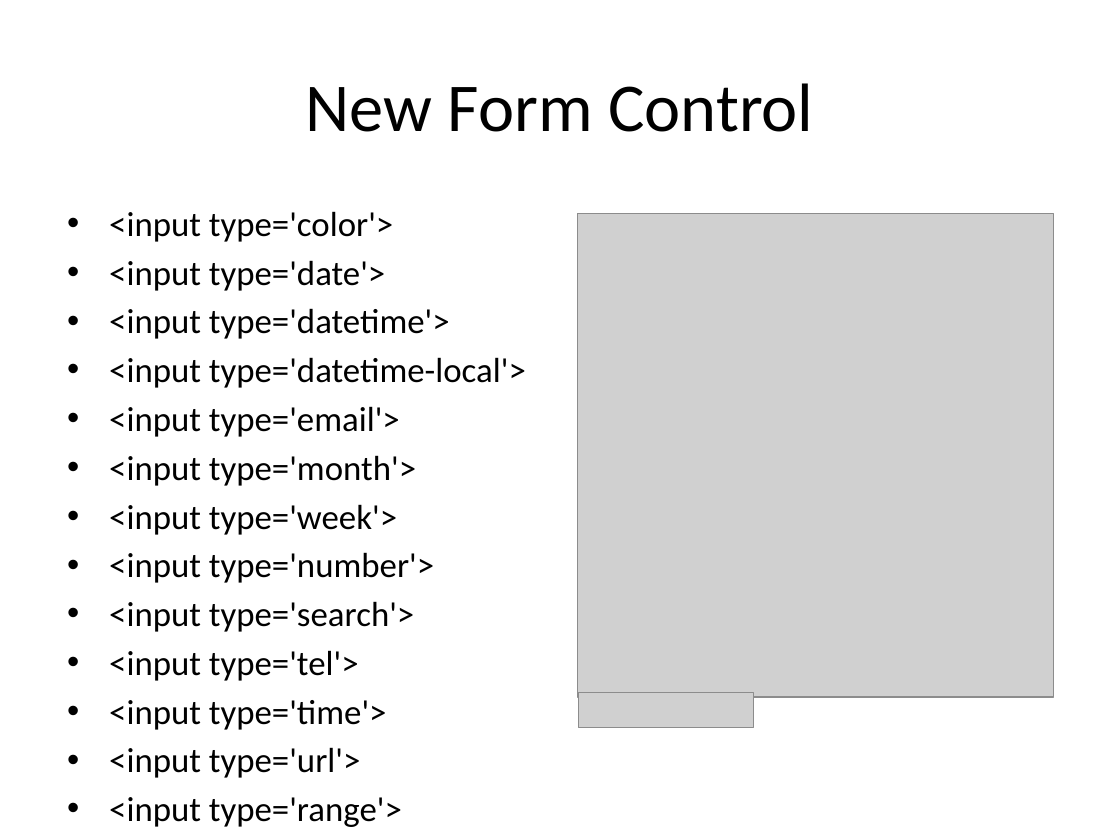
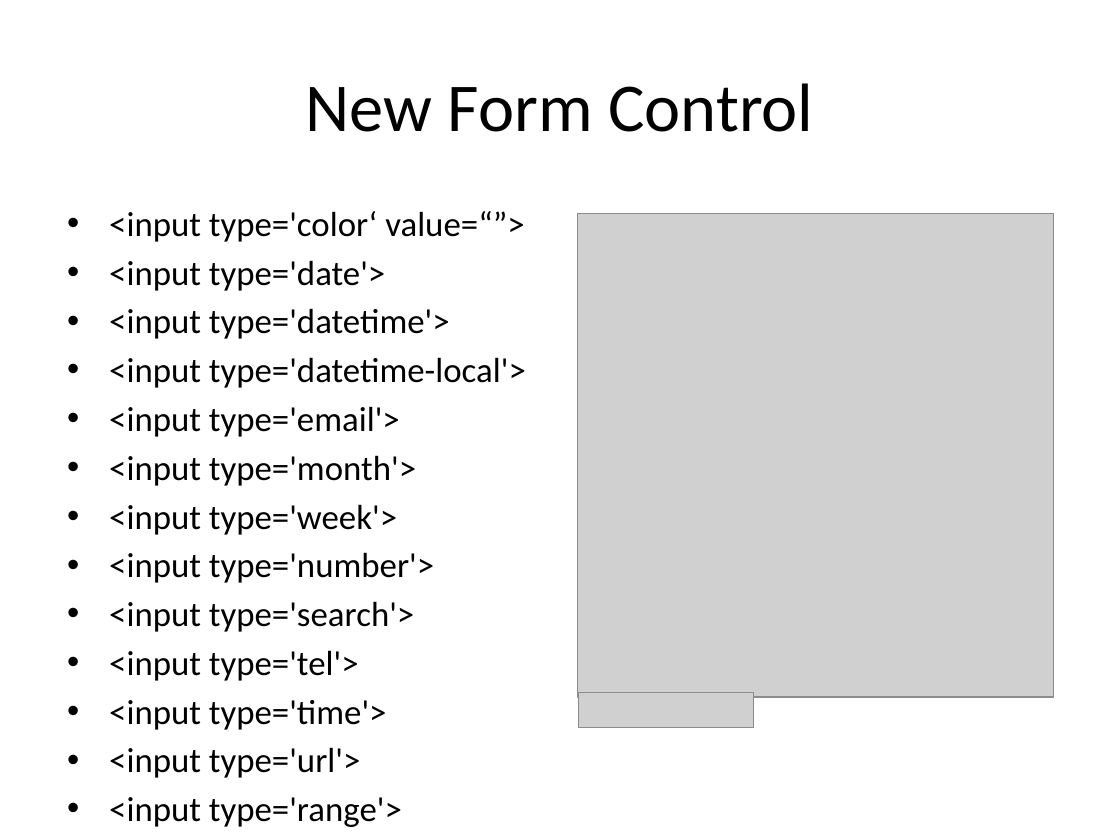
Before and after one commit to HLimit/h5_Traning, a slide deck: slide 6 of [presentation/[7.0]FormControl.pptx. Drawn at 1120x840 pixels with LibreOffice and Linux fonts; fonts in the diff are those of the drawing; grey boxes stand for pictures. Boxes give left, top, right and bottom in pixels: in the first picture for what was removed or moved away, otherwise in the second. Text is boxed around its words. In the diff, an @@ line names an element or a change of style, - is before the commit and + after.

```diff
--- a/[presentation/[7.0]FormControl.pptx
+++ b/[presentation/[7.0]FormControl.pptx
@@ text at [109, 211, 524, 242]: text changed @@
-• <input type='color'>
+• <input type='color‘ value=“”>
```
Also in this commit, not shown: 1 other slide changed, 10 other files.
